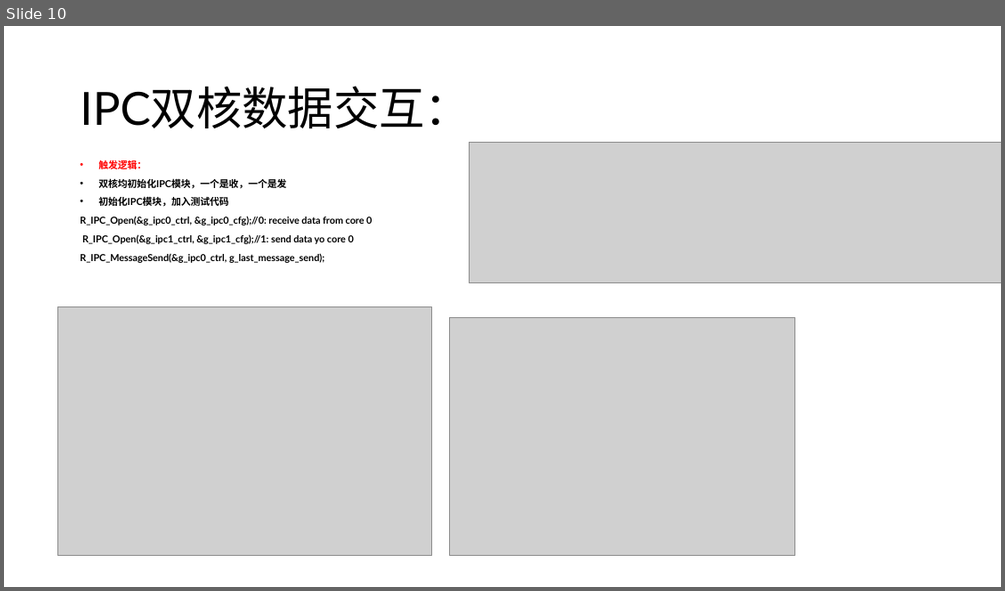
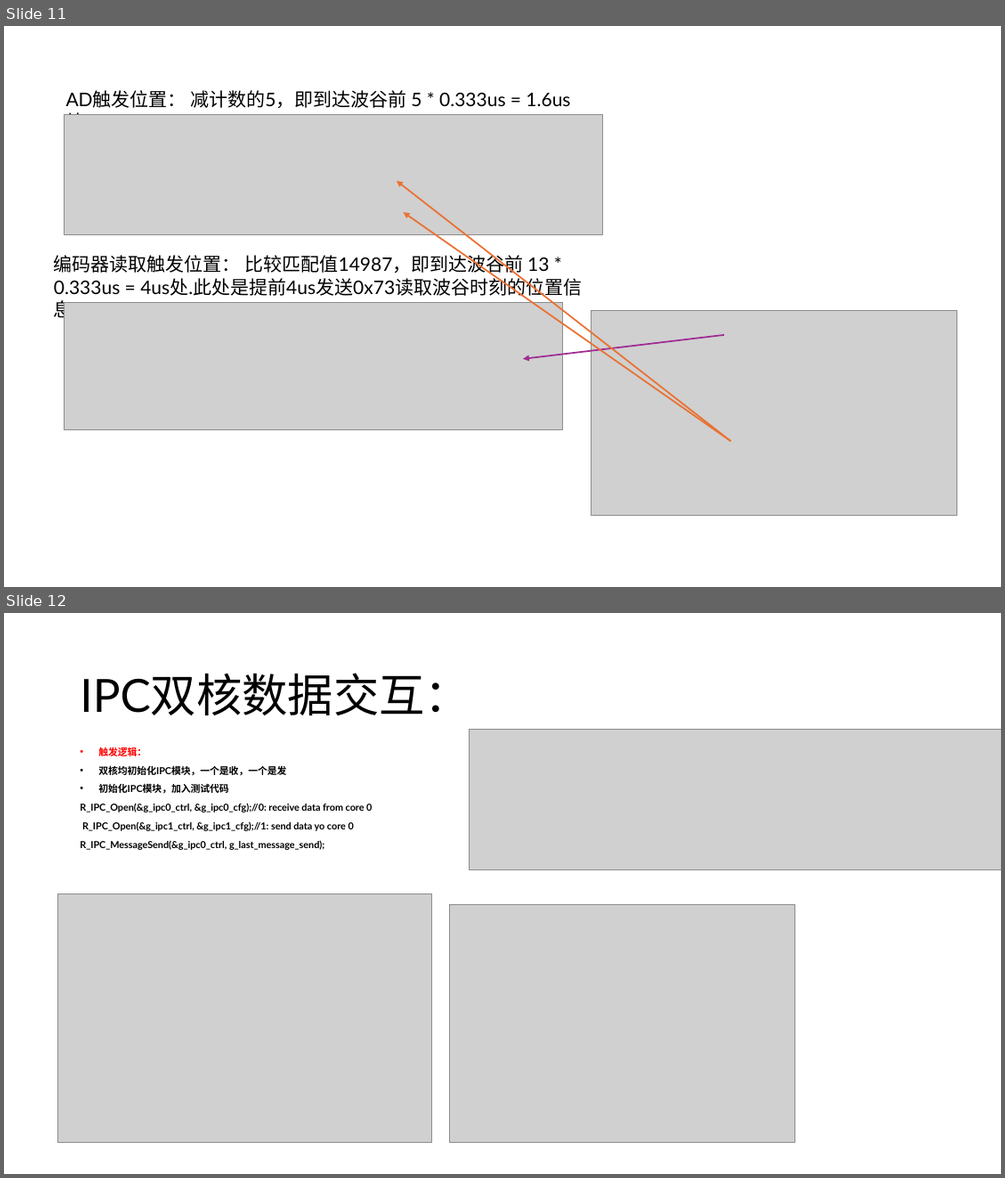
Before and after one commit to Carter-Liu-Roy/Ti5_TA8T2_Prj, a slide deck: RA8T2 外设使用指导.pptx. Shown one above the other, each under a label of ours: slide 10 before the commit, slides 11 and 12 after it. The pictures are 1005x591 and 1005x1178 pixels, drawn with LibreOffice and Linux fonts; fonts in the diff are those of the drawing; grey boxes stand for pictures. Boxes give left, top, right and bottom in pixels: in the first picture for what was removed or moved away, otherwise in the second. Text is boxed around its words. In the diff, an @@ line names an element or a change of style, - is before the commit and + after.

```diff
--- a/RA8T2 外设使用指导.pptx
+++ b/RA8T2 外设使用指导.pptx
@@ slide 11 added at [4,26,1001,587], background #FFFFFF @@
@@ text added at [66,90,570,108], 18 pt, text #000000 @@
+AD触发位置： 减计数的5，即到达波谷前 5 * 0.333us = 1.6us处
@@ picture added at [65,114,603,234] @@
@@ arrow added from (731, 441) to (396, 181), #E97132 1.5 pt @@
@@ arrow added from (731, 441) to (404, 212), #E97132 1.5 pt @@
@@ text added at [54,253,582,297], 18 pt, text #000000 @@
+编码器读取触发位置： 比较匹配值14987，即到达波谷前 13 * 0.333us = 4us处.此处是提前4us发送0x73读取波谷时刻的位置信息
@@ picture added at [65,302,563,429] @@
@@ picture added at [591,311,956,516] @@
@@ arrow added from (724, 335) to (523, 359), #A02B93 1.5 pt @@
@@ what was slide 10 is now slide 12 @@
```
Also in this commit, not shown: 1 other slide added, 32 other files.
